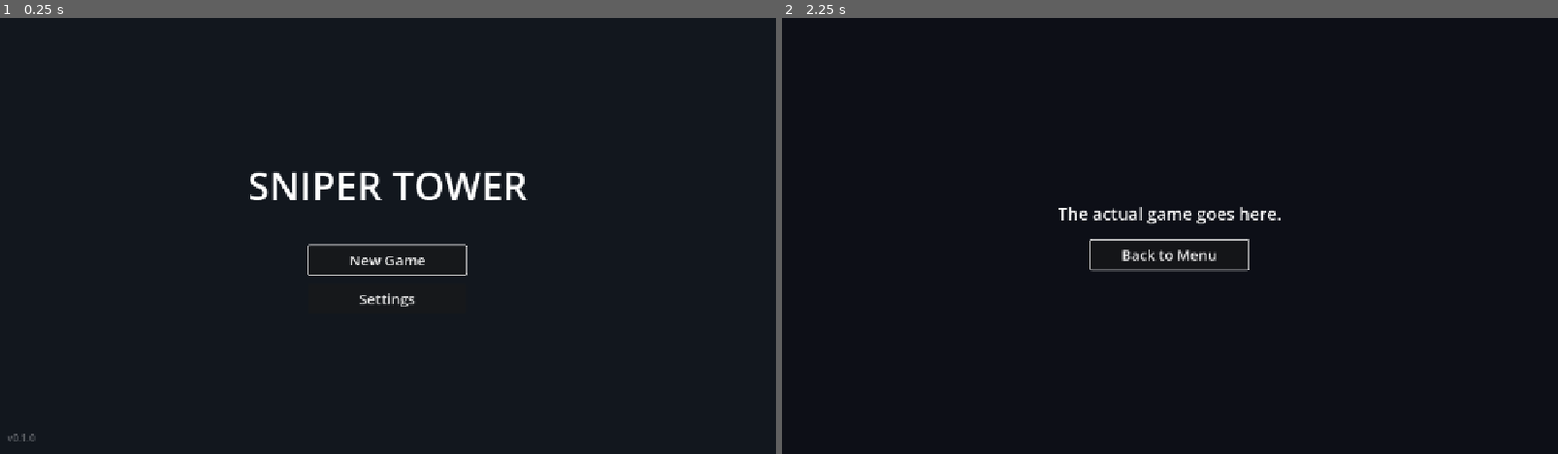
Above: before the commit, frames 1-2 (left to right).
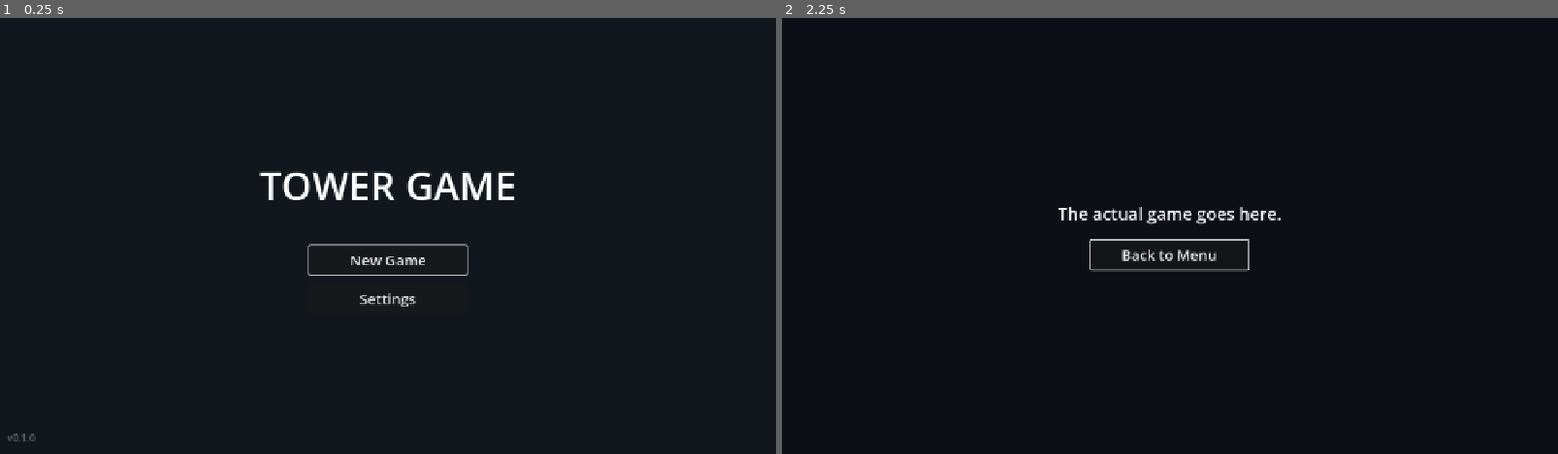
Above: after the commit, the same moments.

Repository: bitspleaseBE/tower-game
Game: Godot game, scene res://scenes/main_menu.tscn
Same seed, same stepped clock (60 frames per second), same inputs: the game is played once before the commit and once after it.
Inputs:
- Up to frame 1 (0.25 s): no input
- Up to frame 2 (2.25 s): click "New Game" at 0.5 s; click "Back to Menu" at 1.25 s; click "New Game" at 2 s

The runs differ from the first frame. In frame 1, 1.6% of the frame differs, in the area x 32-68%, y 35-67%; in frame 2, nothing differs.

Commit message:
rename game to Tower Game; document why deploys from main fail
The repo was renamed sniper-tower -> tower-game but the game name wasn't
updated: README title, main menu label, project.godot config/name, and the
blueprint title all still said Sniper Tower.

Also expand the one-time setup docs with the actual blocker for deploys
from main: the github-pages environment was auto-created while the scaffold
branch was the default branch, so its deployment branch policy rejects main
until an admin adds it (Settings -> Environments -> github-pages).

Co-Authored-By: Claude Fable 5 <noreply@anthropic.com>
Claude-Session: https://claude.ai/code/session_01MsDcepkifH8Fms5mvQ8Nde

Diff:
--- a/project.godot
+++ b/project.godot
@@ -10,7 +10,7 @@
 
 [application]
 
-config/name="Sniper Tower"
+config/name="Tower Game"
 config/version="0.1.0"
 run/main_scene="res://scenes/main_menu.tscn"
 config/features=PackedStringArray("4.7", "GL Compatibility")
--- a/scenes/main_menu.tscn
+++ b/scenes/main_menu.tscn
@@ -35,7 +35,7 @@
 [node name="Title" type="Label" parent="CenterContainer/MenuItems"]
 layout_mode = 2
 theme_override_font_sizes/font_size = 64
-text = "SNIPER TOWER"
+text = "TOWER GAME"
 horizontal_alignment = 1
 
 [node name="Spacer" type="Control" parent="CenterContainer/MenuItems"]
Not shown, changed: README.md
Not shown, changed: blueprint.md
